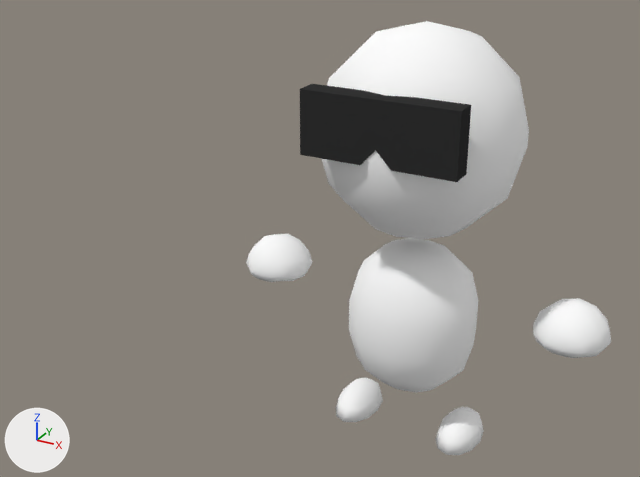
The Blender file models/character/dummy.blend as it was, and as the next commit left it.
The view is the same before and after, from a camera (50 mm lens) standing at (1.61, -3.97, 2.99) and looking at (-0.6, 0.04, 0.99). Arrows for +X, +Y and +Z are at lower left; the lights stay in place.

The scene before the commit, as lines of its bpy script (objects in view):
```python
me_sphere_002 = bpy.data.meshes.new('Sphere.002')
me_sphere_002.from_pydata(...)  # 334 vertices, 374 faces; spans x -1.04..1.04, y -0.54..0.54, z 0.0..2.25
me_sphere_002.polygons.foreach_set('use_smooth', [True] * 374)
me_sphere_002.materials.append(mat_material_001)  # white #ffffff
me_sphere_003 = bpy.data.meshes.new('Sphere.003')
me_sphere_003.from_pydata(...)  # 20 vertices, 18 faces; spans x -0.388..0.388, y -0.534..-0.418, z 1.682..1.995
me_sphere_003.materials.append(mat_material_002)  # black #333333
ob_body = bpy.data.objects.new('body', me_sphere_002)
ob_body.location = (0.0, 0.0, 0.0)
ob_glasses = bpy.data.objects.new('glasses', me_sphere_003)
ob_glasses.location = (0.0, 0.0, 0.0)
```
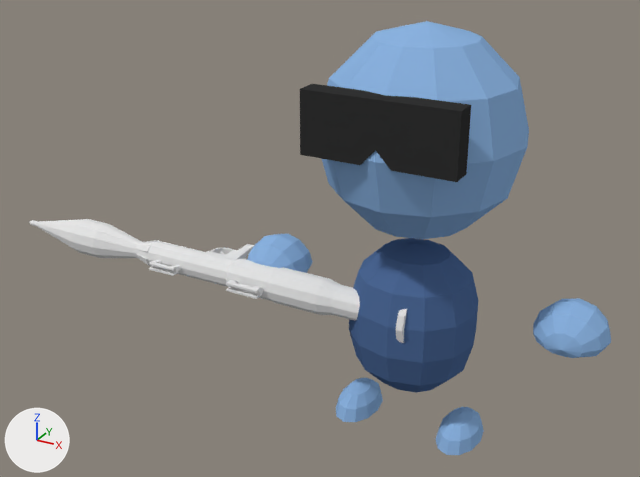
What differs and where, as boxes [x1, y1, x2, y2] in the pictures (640 x 477 px):
'rlauncher', added: after [29, 219, 407, 343]
    faces in mat_rlauncher (its picture is missing): [147, 241, 407, 343]
    faces in mat_material (its picture is missing): [29, 219, 159, 267]
part 1 of me_sphere_002, recoloured (white to blue): [247, 21, 611, 358] in both
part 2 of me_sphere_002, recoloured (white to blue): [336, 378, 484, 455] in both
part 3 of me_sphere_002, recoloured (white to blue): [349, 238, 478, 393] in both

The edits, one by one:
Material 'shirt' (mat_shirt) is new.
Its base color is (0.0759, 0.144, 0.311) (blue #4e6a97).
Material 'skin' (mat_skin) is new.
Its base color is (0.261, 0.452, 0.748) (blue #8cb3e0).
Material 'rlauncher' (mat_rlauncher) is new.
Its base color is (0.8, 0.8, 0.8) (white #e7e7e7).
Material 'Material' (mat_material) is new.
Its base color is (0.8, 0.8, 0.8) (white #e7e7e7).
me_sphere_002 has 334 vertices, 374 faces and spans x -1.04..1.04, y -0.54..0.54, z 0.0..2.25.
me_sphere_002 is used by ob_body; location (0.0, 0.0, 0.0).
me_sphere_002 part 1: 216 of the faces centred in x -1.01..1.01, y -0.47..0.47, z 0.76..2.2 switch from mat_material_001 (white #ffffff) to mat_skin (blue #8cb3e0).
me_sphere_002 part 2: 74 of the faces centred in x -0.42..0.42, y -0.17..0.17, z 0.0..0.13 switch from mat_material_001 (white #ffffff) to mat_skin (blue #8cb3e0).
me_sphere_002 part 3: all 84 faces centred in x -0.33..0.33, y -0.31..0.31, z 0.28..1.07 switch from mat_material_001 (white #ffffff) to mat_shirt (blue #4e6a97).
Mesh me_cylinder_001 is new.
It has 624 vertices, 602 faces and spans x -2.63..0.08, y -0.35..0.18, z 0.62..0.91.
Faces by material slot: [420, 182].
It uses material mat_rlauncher (its picture is missing).
It uses material mat_material (its picture is missing).
Object 'rlauncher' (ob_rlauncher) is new; it shows me_cylinder_001.
Its location is (0.0, 0.0, 0.0).
